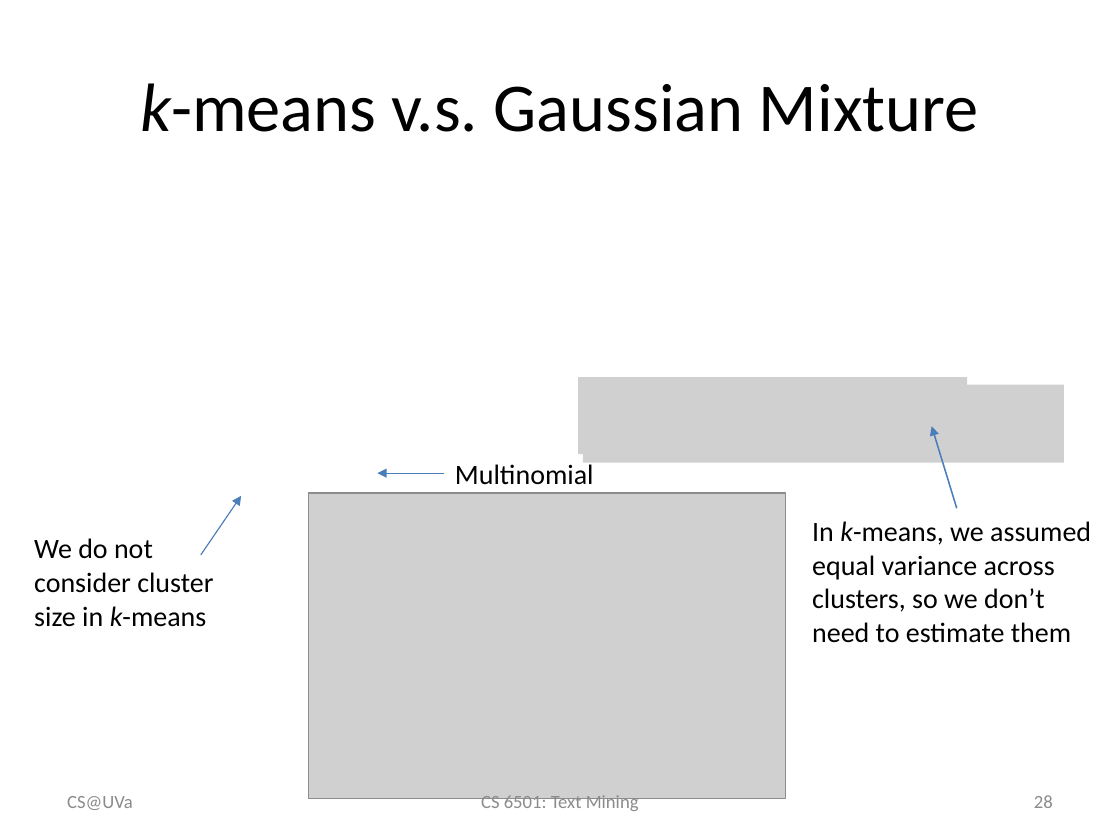
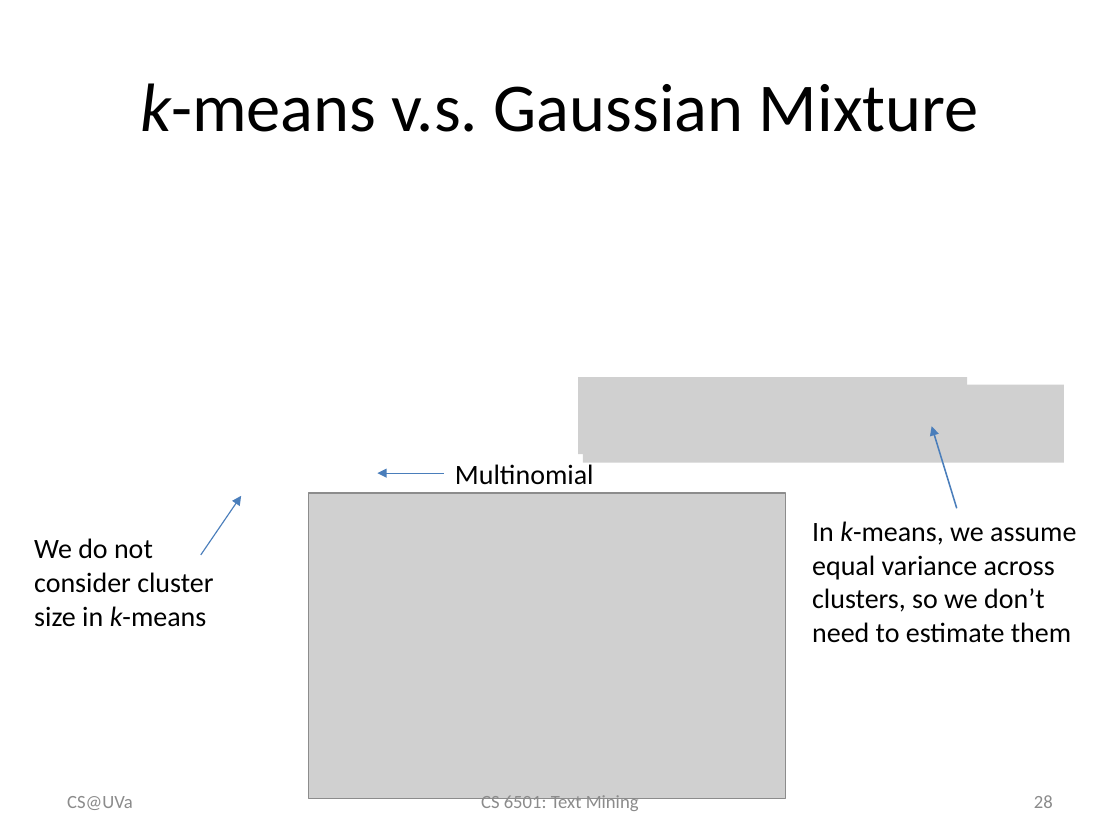
Before and after one commit to wang296/CS6501-Text-Mining, a slide deck: slide 28 of docs/k-means.pptx. Drawn at 1120x840 pixels with LibreOffice and Linux fonts; fonts in the diff are those of the drawing; grey boxes stand for pictures. Boxes give left, top, right and bottom in pixels: in the first picture for what was removed or moved away, otherwise in the second. Text is boxed around its words. In the diff, an @@ line names an element or a change of style, - is before the commit and + after.

```diff
--- a/docs/k-means.pptx
+++ b/docs/k-means.pptx
@@ text at (812, 521, 1076, 643): text changed @@
-In k-means, we assumed equal variance across clusters, so we don’t need to estimate them
+In k-means, we assume equal variance across clusters, so we don’t need to estimate them
```
Also in this commit, not shown: 3 other slides changed, 5 other files.
